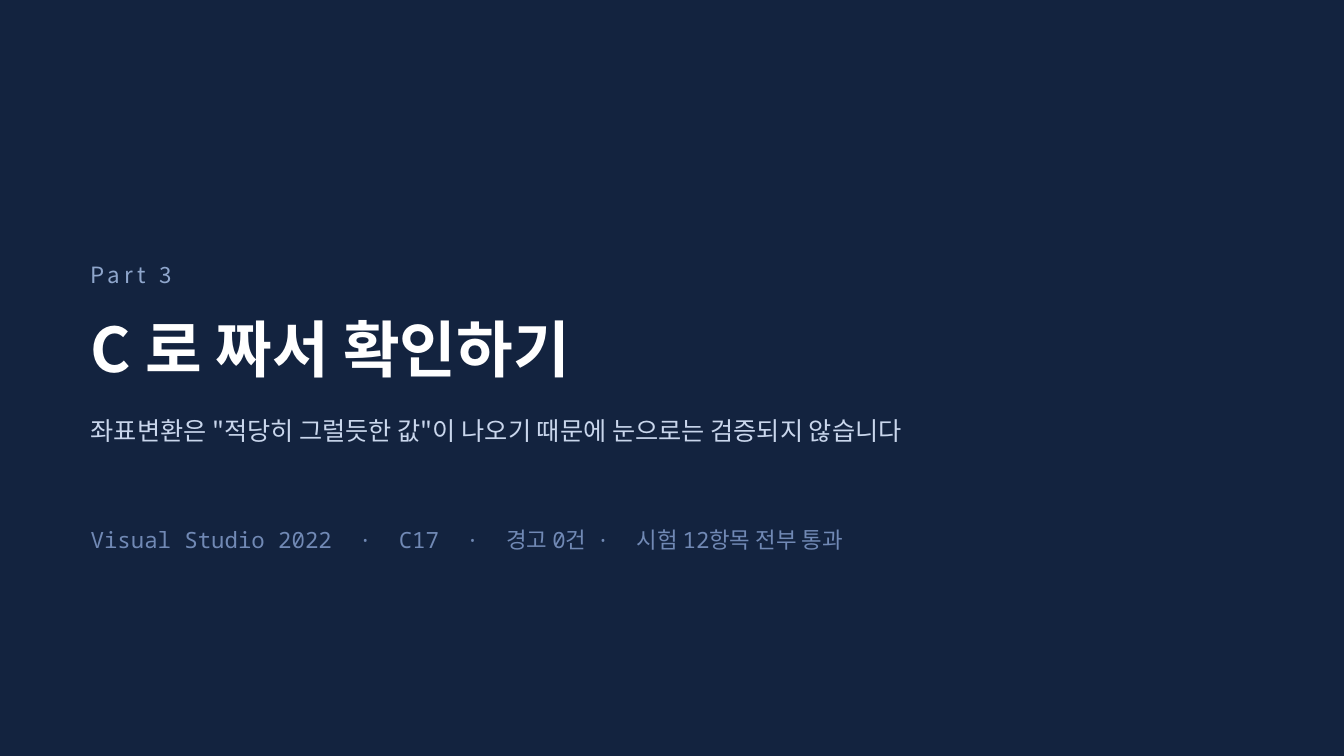
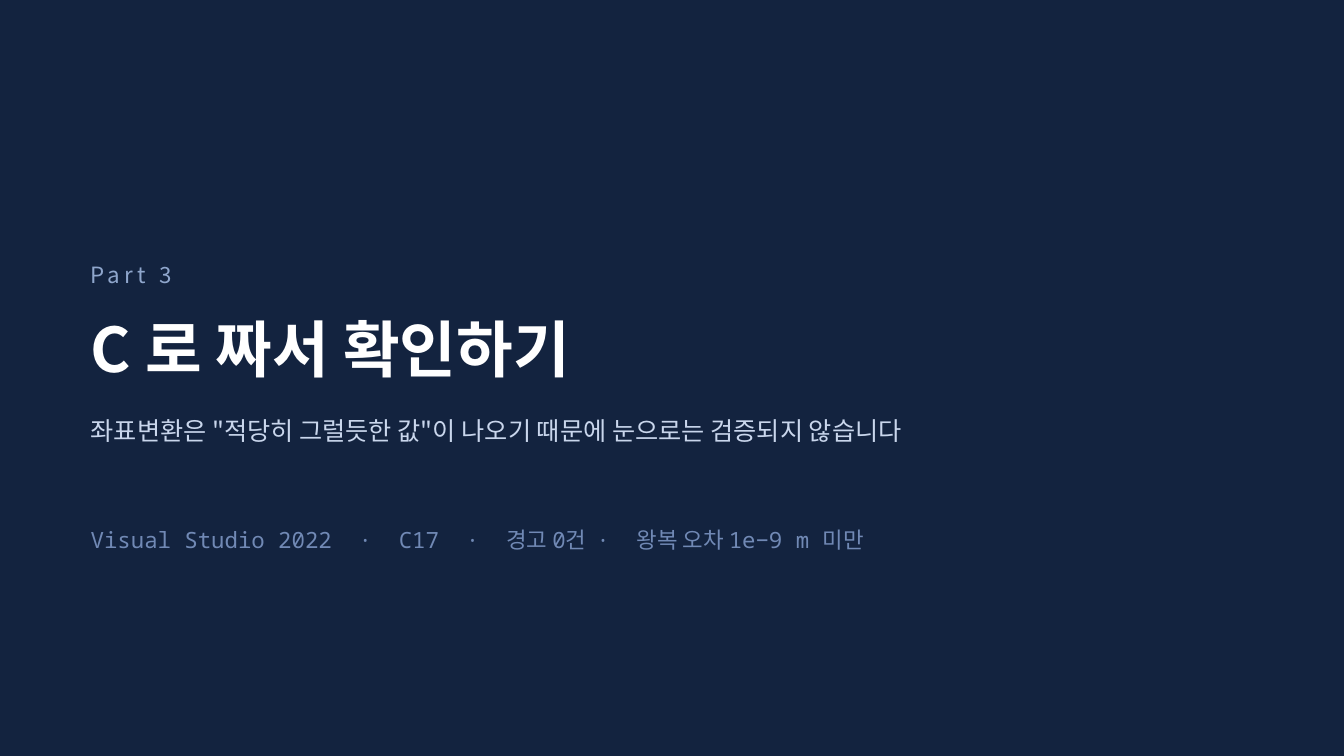
Before and after one commit to harley-hwan/IpcProc, a slide deck: slide 29 of Part2_CoordFrames/ref/산출물/Chapter2_coordinate_systems.pptx. Drawn at 1344x756 pixels with LibreOffice and Linux fonts; fonts in the diff are those of the drawing. Boxes give left, top, right and bottom in pixels: in the first picture for what was removed or moved away, otherwise in the second. Text is boxed around its words. In the diff, an @@ line names an element or a change of style, - is before the commit and + after.

```diff
--- a/Part2_CoordFrames/ref/산출물/Chapter2_coordinate_systems.pptx
+++ b/Part2_CoordFrames/ref/산출물/Chapter2_coordinate_systems.pptx
@@ text at <box>91,529,864,550</box>: text changed @@
-Visual Studio 2022 · C17 · 경고 0건 · 시험 12항목 전부 통과
+Visual Studio 2022 · C17 · 경고 0건 · 왕복 오차 1e−9 m 미만
```
Also in this commit, not shown: 5 other slides changed, 9 other files.
